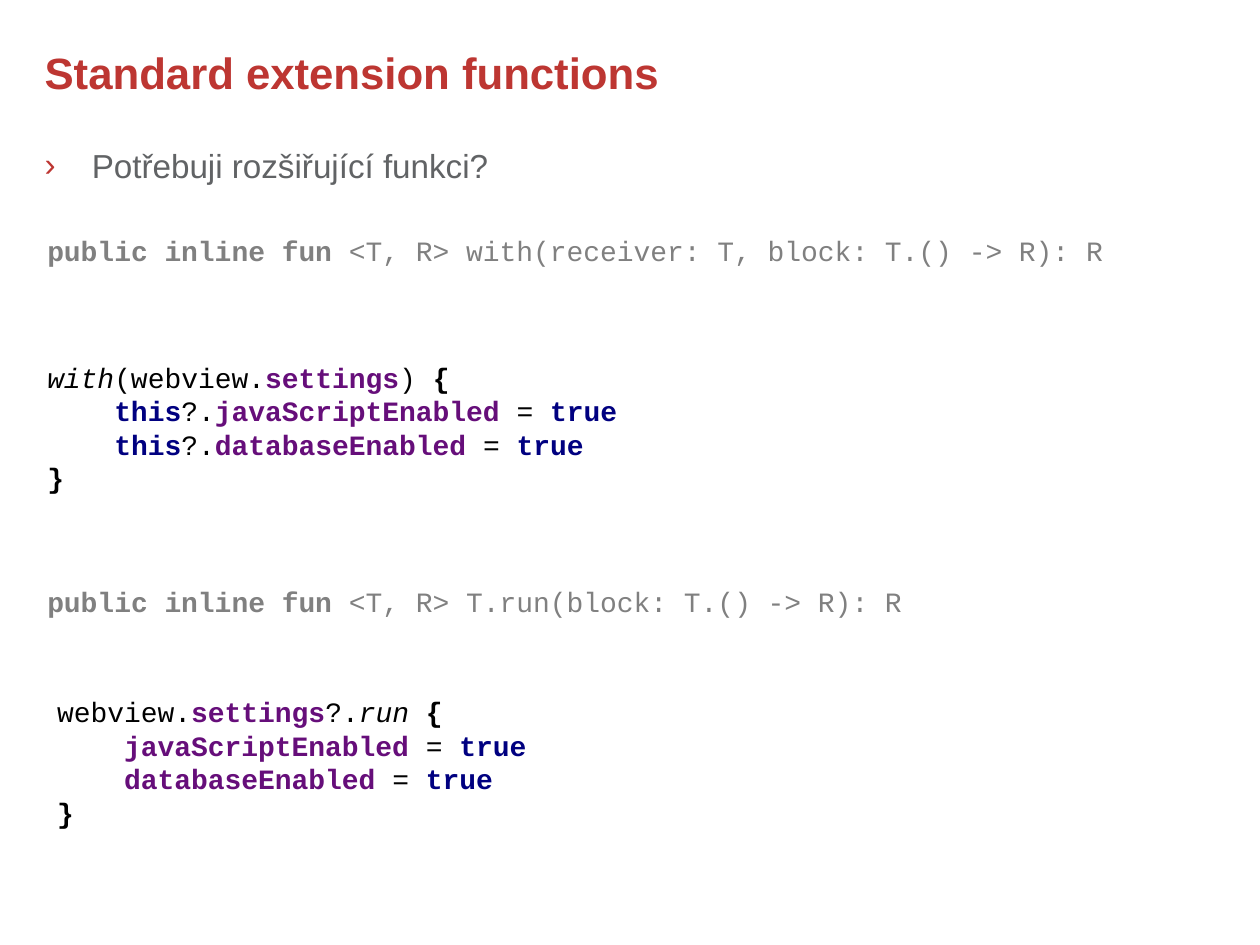
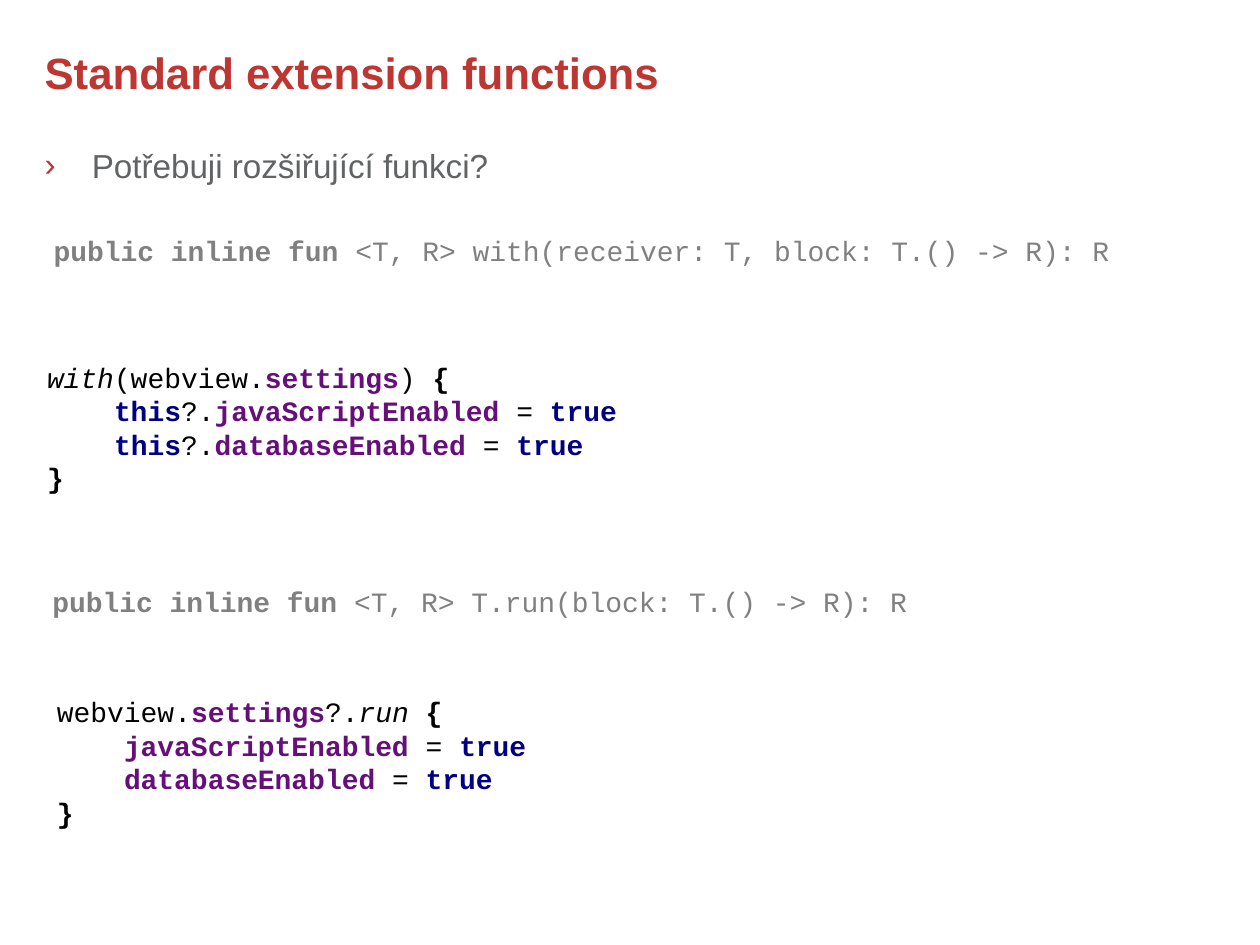
Before and after one commit to rokusjar/KotlinSkoleni, a slide deck: slide 6 of slides/Kotlin - 4. Standard Extension Functions.pptx. Drawn at 1260x945 pixels with LibreOffice and Linux fonts; fonts in the diff are those of the drawing; background and template pictures are left out. Boxes give left, top, right and bottom in pixels: in the first picture for what was removed or moved away, otherwise in the second. Text is boxed around its words. In the diff, an @@ line names an element or a change of style, - is before the commit and + after.

```diff
--- a/slides/Kotlin - 4. Standard Extension Functions.pptx
+++ b/slides/Kotlin - 4. Standard Extension Functions.pptx
@@ text "public inline fun <T, R> ...": place and size @@
-text "public inline fun <T, R> ..." at (47, 241, 1103, 267)
+text "public inline fun <T, R> ..." at (54, 241, 1109, 267)
@@ text "public inline fun <T, R> ...": place and size @@
-text "public inline fun <T, R> ..." at (47, 592, 902, 618)
+text "public inline fun <T, R> ..." at (52, 592, 907, 618)
```
Also in this commit, not shown: 9 other slides changed, 1 slide added, 2 slides removed.
